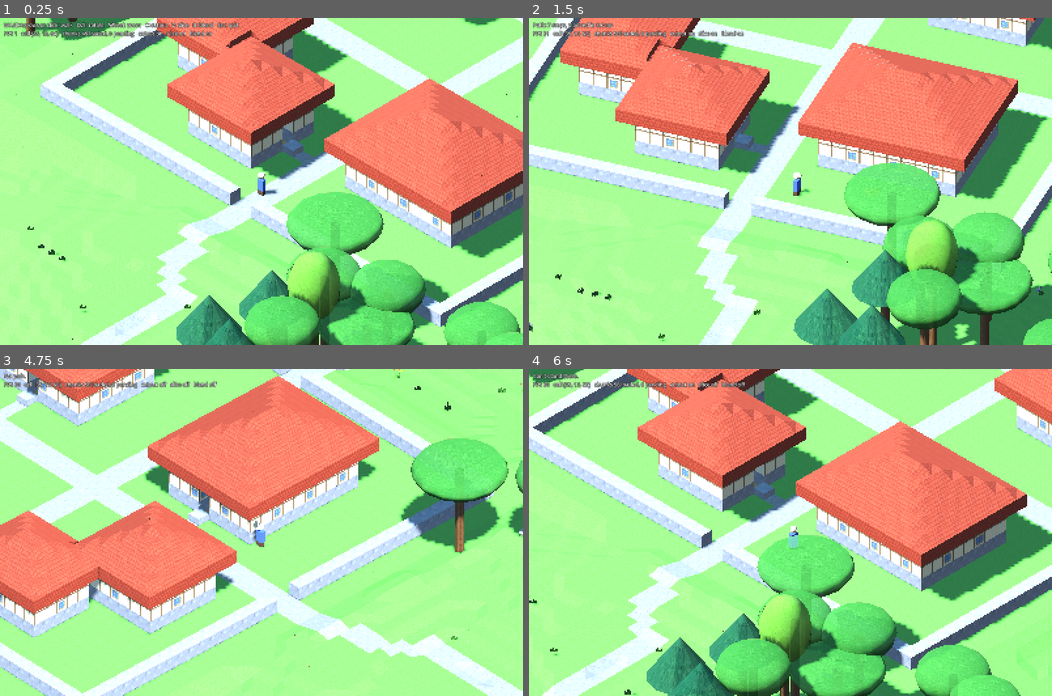
Above: before the commit, frames 1-4 (two rows, left to right).
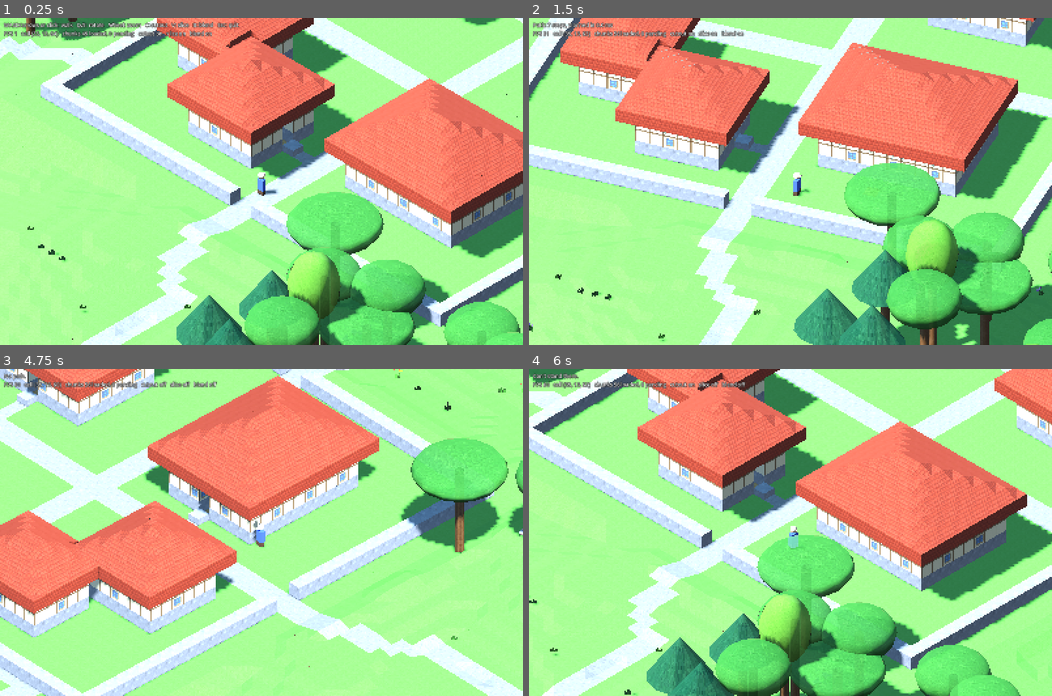
Above: after the commit, the same moments.

Repository: svachalek/iso-rpg
Game: Godot game, scene res://scenes/main.tscn
The game is run twice, just before and just after one commit, with the same random seed, the same clock (stepped at 60 frames per second) and the same inputs.
Inputs (mouse positions are in pixels of both pictures, inside the frame that each line leads up to):
- Up to frame 1 (0.25 s): no input
- Up to frame 2 (1.5 s): tap Enter at 0.5 s; move the mouse to (905, 165) at 0.52 s; hold D 0.53-1.28 s; tap Q at 0.6 s; click (905, 165) at 0.67 s; move the mouse to (685, 197) at 1.27 s; hold S from 1.28 s (still down); tap E at 1.35 s
- Up to frame 3 (4.75 s): move the mouse to (313, 460) at 2.02 s; release S at 2.03 s; hold D 2.03-2.78 s; tap one key every 0.75 s from 2.1 s: C V B Q; move the mouse to (235, 597) at 2.77 s; hold W 2.78-3.53 s; click (235, 597) at 2.92 s; move the mouse to (418, 581) at 3.52 s; hold A from 3.53 s (still down); move the mouse to (104, 483) at 4.27 s
- Up to frame 4 (6 s): move the mouse to (816, 532) at 5.02 s; release A at 5.03 s; hold S 5.03-5.78 s; tap E at 5.1 s; click (816, 532) at 5.17 s; move the mouse to (712, 450) at 5.77 s; hold D from 5.78 s (still down); tap C at 5.85 s

The runs differ from the first frame. In frame 1, 0.8% of the frame differs, in the area x 0-18%, y 5-15%; in frame 2, 0.2%; in frame 3, 0.4%; in frame 4, 0.2%.

Commit message:
Rivers flow downhill to the sea; one straight bridge per crossing
Sources on high ground are traced downhill over the smoothed terrain with
a falling water level, replacing noise zero-lines that ended at mountains.
Roads choose the shorter cardinal span, deck over narrow bars, and run out
straight until the line ahead is clear of water.

Co-Authored-By: Claude Fable 5.1 <noreply@anthropic.com>
Claude-Session: https://claude.ai/code/session_01Ng35xHz7rVLpVE1NwmT9oE

Diff:
--- a/scripts/river_network.gd
+++ b/scripts/river_network.gd
@@ -1,46 +1,52 @@
 class_name RiverNetwork
 extends RefCounted
 
-## Rivers as explicit centre lines. The zero lines of a noise field are
-## traced once per region with marching squares into short segments, each
-## segment endpoint gets a water level from the smoothed terrain around it,
-## and columns ask for their distance to the nearest segment and the level
-## there. Regions are traced with a margin wider than any bank, so a column
-## always finds every segment that can affect it in its own region.
+## Rivers as explicit centre lines that flow downhill. Sources are placed
+## by hash on high ground; each is traced downhill over the smoothed
+## terrain, in fixed steps, until it reaches the coastal plain. The water
+## level along a river only ever falls, so every river ends in the sea.
+## Each source is traced once and cached; a region gathers the segments
+## of every river that can reach it into spatial buckets, and columns ask
+## for their distance to the nearest segment and the level there.
 
-const REGION := 256      # cells per traced region
-const MARGIN := 48       # extra cells traced around a region
-const STEP := 2          # cells between noise samples
-const BUCKET := 16       # cells per spatial bucket
-const HALF_WIDTH := 2.5  # channel half width in cells
-const LEVEL_RADIUS := 8.0  # disc radius for the level average, in cells
+const REGION := 256          # cells per bucketed region
+const MARGIN := 48           # extra cells bucketed around a region
+const BUCKET := 16           # cells per spatial bucket
+const HALF_WIDTH := 2.5      # channel half width in cells
+const SOURCE_TILE := 64      # one candidate source per tile of this size
+const SOURCE_CHANCE := 0.22
+const SOURCE_MIN_HEIGHT := 11.0
+const STEP := 3.0            # cells per trace step
+const MAX_STEPS := 320       # longest river, in steps (about a thousand cells)
+const MAX_CLIMB := 2.0       # a river ends if it must climb this much out of a hollow
 
-var _noise: FastNoiseLite
 var _smooth_height: Callable   # (x: float, z: float) -> float
-var _is_mountain: Callable     # (x: float, z: float) -> bool
+var _hash: Callable            # (x: int, z: int) -> float in 0..1
+var _sea_level: float
+var _rivers := {}   # Vector2i source tile -> PackedFloat32Array of x, z, level triplets (empty = no river)
 var _regions := {}  # Vector2i region -> Dictionary(bucket Vector2i -> Array[PackedFloat32Array])
-var _levels := {}   # Vector2i(rounded endpoint * 100) -> float
 
 
-func _init(noise: FastNoiseLite, smooth_height: Callable, is_mountain: Callable) -> void:
-	_noise = noise
+func _init(smooth_height: Callable, hash01: Callable, sea_level: float) -> void:
 	_smooth_height = smooth_height
-	_is_mountain = is_mountain
+	_hash = hash01
+	_sea_level = sea_level
 
 
 ## [distance in cells to the nearest river centre line, water level there].
-## Distance is INF when nothing is within reach.
+## Distance is INF when nothing is within reach. Where rivers meet, the
+## lowest level nearby wins so a tributary settles onto the river it joins.
 func probe(x: int, z: int) -> Vector2:
 	var rk := Vector2i(floori(float(x) / REGION), floori(float(z) / REGION))
-	var buckets: Dictionary = _regions.get(rk, {})
-	if buckets.is_empty() and not _regions.has(rk):
-		buckets = _trace(rk)
-		_regions[rk] = buckets
+	if not _regions.has(rk):
+		_regions[rk] = _bucket_region(rk)
+	var buckets: Dictionary = _regions[rk]
 	var bx := floori(float(x) / BUCKET)
 	var bz := floori(float(z) / BUCKET)
 	var p := Vector2(x + 0.5, z + 0.5)
 	var best := INF
 	var level := 0.0
+	var lowest_near := INF
 	for dz in range(-2, 3):
 		for dx in range(-2, 3):
 			var key := Vector2i(bx + dx, bz + dz)
@@ -52,60 +58,39 @@
 				var ab := b - a
 				var t := clampf((p - a).dot(ab) / maxf(ab.length_squared(), 1e-6), 0.0, 1.0)
 				var d := (a + ab * t).distance_to(p)
+				var l := lerpf(s[4], s[5], t)
 				if d < best:
 					best = d
-					level = lerpf(s[4], s[5], t)
+					level = l
+				if d < HALF_WIDTH + 2.0:
+					lowest_near = minf(lowest_near, l)
+	if lowest_near < INF:
+		level = lowest_near
 	return Vector2(best, level)
 
 
-## Marching squares over the region plus margin; segments land in buckets.
-func _trace(rk: Vector2i) -> Dictionary:
-	var x0 := rk.x * REGION - MARGIN
-	var z0 := rk.y * REGION - MARGIN
-	var n := (REGION + 2 * MARGIN) / STEP + 1
-	var samples := PackedFloat32Array()
-	samples.resize(n * n)
-	for j in n:
-		for i in n:
-			samples[j * n + i] = _noise.get_noise_2d(x0 + i * STEP, z0 + j * STEP)
+## Segments of every river that can reach this region, in buckets.
+func _bucket_region(rk: Vector2i) -> Dictionary:
 	var buckets := {}
-	for j in n - 1:
-		for i in n - 1:
-			var v00 := samples[j * n + i]
-			var v10 := samples[j * n + i + 1]
-			var v11 := samples[(j + 1) * n + i + 1]
-			var v01 := samples[(j + 1) * n + i]
-			var px := float(x0 + i * STEP)
-			var pz := float(z0 + j * STEP)
-			# Zero crossings on the four edges, in order: bottom, right, top, left.
-			var pts: Array[Vector2] = []
-			if (v00 < 0.0) != (v10 < 0.0):
-				pts.append(Vector2(px + STEP * v00 / (v00 - v10), pz))
-			if (v10 < 0.0) != (v11 < 0.0):
-				pts.append(Vector2(px + STEP, pz + STEP * v10 / (v10 - v11)))
-			if (v11 < 0.0) != (v01 < 0.0):
-				pts.append(Vector2(px + STEP * (1.0 - v01 / (v01 - v11)), pz + STEP))
-			if (v01 < 0.0) != (v00 < 0.0):
-				pts.append(Vector2(px, pz + STEP * v00 / (v00 - v01)))
-			if pts.size() == 2:
-				_add_segment(buckets, pts[0], pts[1])
-			elif pts.size() == 4:
-				# Saddle: pair the crossings by the sign at the cell centre.
-				var centre := (v00 + v10 + v11 + v01) * 0.25
-				if (centre < 0.0) == (v00 < 0.0):
-					_add_segment(buckets, pts[0], pts[1])
-					_add_segment(buckets, pts[2], pts[3])
-				else:
-					_add_segment(buckets, pts[3], pts[0])
-					_add_segment(buckets, pts[1], pts[2])
+	var reach := int(ceil((MAX_STEPS * STEP + MARGIN) / SOURCE_TILE))
+	var t0 := Vector2i(floori(float(rk.x * REGION) / SOURCE_TILE), floori(float(rk.y * REGION) / SOURCE_TILE))
+	var t1 := Vector2i(floori(float(rk.x * REGION + REGION - 1) / SOURCE_TILE), floori(float(rk.y * REGION + REGION - 1) / SOURCE_TILE))
+	var lo := Vector2(rk.x * REGION - MARGIN, rk.y * REGION - MARGIN)
+	var hi := Vector2(rk.x * REGION + REGION + MARGIN, rk.y * REGION + REGION + MARGIN)
+	for tz in range(t0.y - reach, t1.y + reach + 1):
+		for tx in range(t0.x - reach, t1.x + reach + 1):
+			var pts := _river_from_tile(Vector2i(tx, tz))
+			for i in range(0, pts.size() - 3, 3):
+				var a := Vector2(pts[i], pts[i + 1])
+				var b := Vector2(pts[i + 3], pts[i + 4])
+				if maxf(a.x, b.x) < lo.x or minf(a.x, b.x) > hi.x or maxf(a.y, b.y) < lo.y or minf(a.y, b.y) > hi.y:
+					continue
+				_add_segment(buckets, a, b, pts[i + 2], pts[i + 5])
 	return buckets
 
 
-func _add_segment(buckets: Dictionary, a: Vector2, b: Vector2) -> void:
-	var mid := (a + b) * 0.5
-	if _is_mountain.call(mid.x, mid.y):
-		return  # rivers stop at mountainsides
-	var seg := PackedFloat32Array([a.x, a.y, b.x, b.y, _level_at(a), _level_at(b)])
+func _add_segment(buckets: Dictionary, a: Vector2, b: Vector2, la: float, lb: float) -> void:
+	var seg := PackedFloat32Array([a.x, a.y, b.x, b.y, la, lb])
 	var lo := Vector2i(floori(minf(a.x, b.x) / BUCKET), floori(minf(a.y, b.y) / BUCKET))
 	var hi := Vector2i(floori(maxf(a.x, b.x) / BUCKET), floori(maxf(a.y, b.y) / BUCKET))
 	for bz in range(lo.y, hi.y + 1):
@@ -116,19 +101,55 @@
 			buckets[key].append(seg)
 
 
-## Water level at a centre-line point: the smoothed terrain averaged over a
-## disc around it, but never above the ground at the point itself, less one
-## cube. Shared endpoints get identical values, so the level is continuous
-## along the river and constant across it.
-func _level_at(p: Vector2) -> float:
-	var key := Vector2i(roundi(p.x * 100.0), roundi(p.y * 100.0))
-	if _levels.has(key):
-		return _levels[key]
-	var centre: float = _smooth_height.call(p.x, p.y)
-	var sum := centre
-	for k in 4:
-		var a := TAU * k / 4.0
-		sum += _smooth_height.call(p.x + cos(a) * LEVEL_RADIUS, p.y + sin(a) * LEVEL_RADIUS)
-	var level := minf(sum / 5.0, centre) - 1.0
-	_levels[key] = level
-	return level
+## The river rising in a source tile, traced once and cached. Empty when
+## the tile has no source or its source is not on high enough ground.
+func _river_from_tile(tile: Vector2i) -> PackedFloat32Array:
+	if _rivers.has(tile):
+		return _rivers[tile]
+	var pts := PackedFloat32Array()
+	if _hash.call(tile.x * 7 + 3, tile.y * 11 + 5) < SOURCE_CHANCE:
+		var sx := tile.x * SOURCE_TILE + int(_hash.call(tile.x, tile.y * 3) * SOURCE_TILE)
+		var sz := tile.y * SOURCE_TILE + int(_hash.call(tile.x * 5, tile.y) * SOURCE_TILE)
+		var h: float = _smooth_height.call(float(sx), float(sz))
+		if h >= SOURCE_MIN_HEIGHT:
+			pts = _trace(Vector2(sx, sz), h)
+	_rivers[tile] = pts
+	return pts
+
+
+## Walk downhill from a source. Each step goes to the lowest of eight
+## neighbours, with a little momentum so the river does not zigzag. The
+## level is a running minimum of the ground less one cube. Small rises are
+## crossed (the river fills a hollow at its level); a big one ends the river.
+func _trace(start: Vector2, start_h: float) -> PackedFloat32Array:
+	var pts := PackedFloat32Array()
+	var p := start
+	var level := start_h - 1.0
+	var low_point := start_h
+	var dir := Vector2.ZERO
+	pts.append_array([p.x, p.y, level])
+	for i in MAX_STEPS:
+		var best := Vector2.ZERO
+		var best_score := INF
+		var best_h := 0.0
+		for k in 8:
+			var a := TAU * k / 8.0
+			var d := Vector2(cos(a), sin(a))
+			var q := p + d * STEP
+			var hq: float = _smooth_height.call(q.x, q.y)
+			var score := hq - 0.6 * d.dot(dir)  # momentum: prefer carrying on
+			if score < best_score:
+				best_score = score
+				best = q
+				best_h = hq
+		dir = (best - p).normalized()
+		p = best
+		if best_h < low_point:
+			low_point = best_h
+		elif best_h - low_point > MAX_CLIMB:
+			break  # trapped in a hollow: the river ends as a lake
+		level = minf(level, best_h - 1.0)
+		pts.append_array([p.x, p.y, level])
+		if best_h < _sea_level - 0.3:
+			break  # reached the sea
+	return pts
--- a/scripts/road_builder.gd
+++ b/scripts/road_builder.gd
@@ -9,6 +9,7 @@
 const WIDTH := 2
 const MAX_BRIDGE := 24   # longest straight crossing a road will attempt
 const MAX_CROSSINGS := 4  # bridges one segment may lay before giving up
+const BAR_SPAN := 4       # land this narrow between waters is bridged over
 
 
 ## Builds a road from `from` to `to` (world columns). Returns the number of
@@ -72,9 +73,23 @@
 		if _is_water(gen, c):
 			if crossings >= MAX_CROSSINGS:
 				return laid  # a road that keeps meeting water gives up
-			var landing := _lay_bridge(gen, c, Vector2i(signi(d.x), 0) if absi(d.x) >= absi(d.y) else Vector2i(0, signi(d.y)))
-			if landing == c:
+			# Cross along whichever axis gives the shorter bridge.
+			var along_x := Vector2i(signi(d.x) if d.x != 0 else 1, 0)
+			var along_z := Vector2i(0, signi(d.y) if d.y != 0 else 1)
+			var span_x := _bridge_span(gen, c, along_x)
+			var span_z := _bridge_span(gen, c, along_z)
+			if span_x < 0 and span_z < 0:
 				return laid  # no far bank within reach; the road ends here
+			var dir := along_x if (span_z < 0 or (span_x >= 0 and span_x <= span_z)) else along_z
+			var landing := _lay_bridge(gen, c, dir)
+			# Keep going straight on land until the direct line toward the
+			# end is clear of water, so one crossing is one bridge.
+			var guard := 0
+			while guard < 12 and _water_ahead(gen, landing, b):
+				for k in WIDTH:
+					laid += _lay_road_cell(gen, landing + Vector2i(dir.y, dir.x).abs() * k)
+				landing += dir
+				guard += 1
 			return laid + _lay_segment(gen, landing, b, crossings + 1)
 		for k in WIDTH:
 			laid += _lay_road_cell(gen, c + side * k)
@@ -85,21 +100,56 @@
 	return gen.height_at(c.x, c.y) < gen.water_level_at(c.x, c.y)
 
 
+## True when any of the next few cells on the straight line from `from`
+## toward `to` is water.
+static func _water_ahead(gen: WorldGen, from: Vector2i, to: Vector2i) -> bool:
+	var d := to - from
+	var steps := mini(maxi(absi(d.x), absi(d.y)), 4)
+	for i in range(1, steps + 1):
+		var t := float(i) / maxf(maxi(absi(d.x), absi(d.y)), 1)
+		var c := Vector2i(roundi(lerpf(from.x, to.x, t)), roundi(lerpf(from.y, to.y, t)))
+		if _is_water(gen, c):
+			return true
+	return false
+
+
+## Length of a straight crossing from `start` along `dir` to solid land, or
+## -1 when none lies within MAX_BRIDGE. A bar of land narrower than
+## BAR_SPAN with water beyond it counts as part of the span.
+static func _bridge_span(gen: WorldGen, start: Vector2i, dir: Vector2i) -> int:
+	var span := 0
+	while span < MAX_BRIDGE:
+		var c := start + dir * span
+		if not _is_water(gen, c):
+			var bar := 0
+			while bar < BAR_SPAN and not _is_water(gen, c + dir * (bar + 1)):
+				bar += 1
+			if bar >= BAR_SPAN:
+				return span
+			span += bar + 1
+			continue
+		span += 1
+	return -1
+
+
 ## A plank deck from the first water cell straight along `dir` to the far
-## bank, WIDTH cells wide. Returns the first land cell reached, or `start`
-## when the water does not end within MAX_BRIDGE cells.
+## bank, WIDTH cells wide. Returns the landing cell, or `start` when no
+## crossing is possible.
 static func _lay_bridge(gen: WorldGen, start: Vector2i, dir: Vector2i) -> Vector2i:
+	var span := _bridge_span(gen, start, dir)
+	if span < 0:
+		return start
+	var landing := start + dir * span
 	var side := Vector2i(dir.y, dir.x).abs()
-	var c := start
-	for i in MAX_BRIDGE:
-		if not _is_water(gen, c):
-			return c
-		var level := gen.water_level_at(c.x, c.y)
+	var level := gen.water_level_at(start.x, start.y)
+	for i in span:
+		var c := start + dir * i
+		if _is_water(gen, c):
+			level = gen.water_level_at(c.x, c.y)
 		for k in WIDTH:
 			var cell := c + side * k
 			gen.edits.set_cell(Vector3i(cell.x, level + 1, cell.y), TileLibrary.Tile.PLANKS)
-		c += dir
-	return start
+	return landing
 
 
 static func _lay_road_cell(gen: WorldGen, c: Vector2i) -> int:
--- a/scripts/world_gen.gd
+++ b/scripts/world_gen.gd
@@ -25,7 +25,6 @@
 var _mountains := FastNoiseLite.new()
 var _detail := FastNoiseLite.new()
 var _forest := FastNoiseLite.new()
-var _river := FastNoiseLite.new()
 
 const RIVER_BANK_CELLS := 18.0   # how far beyond the channel the bank rule can reach
 
@@ -58,12 +57,7 @@
 	_forest.frequency = 0.02
 	_forest.fractal_octaves = 2
 
-	_river.seed = seed_value + 4
-	_river.noise_type = FastNoiseLite.TYPE_SIMPLEX_SMOOTH
-	_river.frequency = 0.0045
-	_river.fractal_octaves = 2
-	rivers = RiverNetwork.new(_river, _smooth_height,
-		func(x: float, z: float) -> bool: return _mountains.get_noise_2d(x, z) > 0.5)
+	rivers = RiverNetwork.new(_smooth_height, _hash01, float(SEA_LEVEL))
 
 
 ## Continuous terrain height before quantising to cubes. Edited columns
Not shown, changed: README.md
